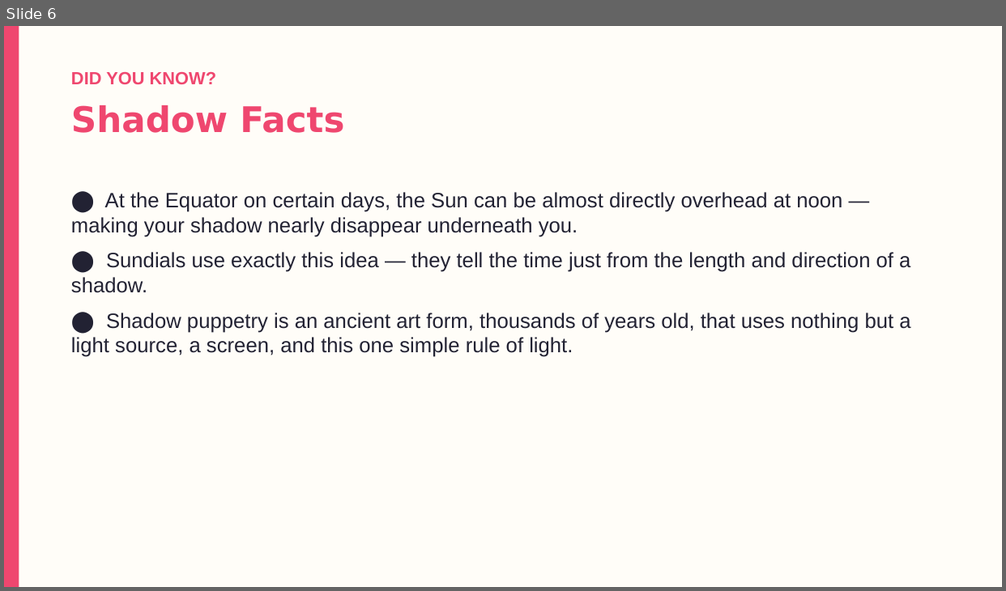
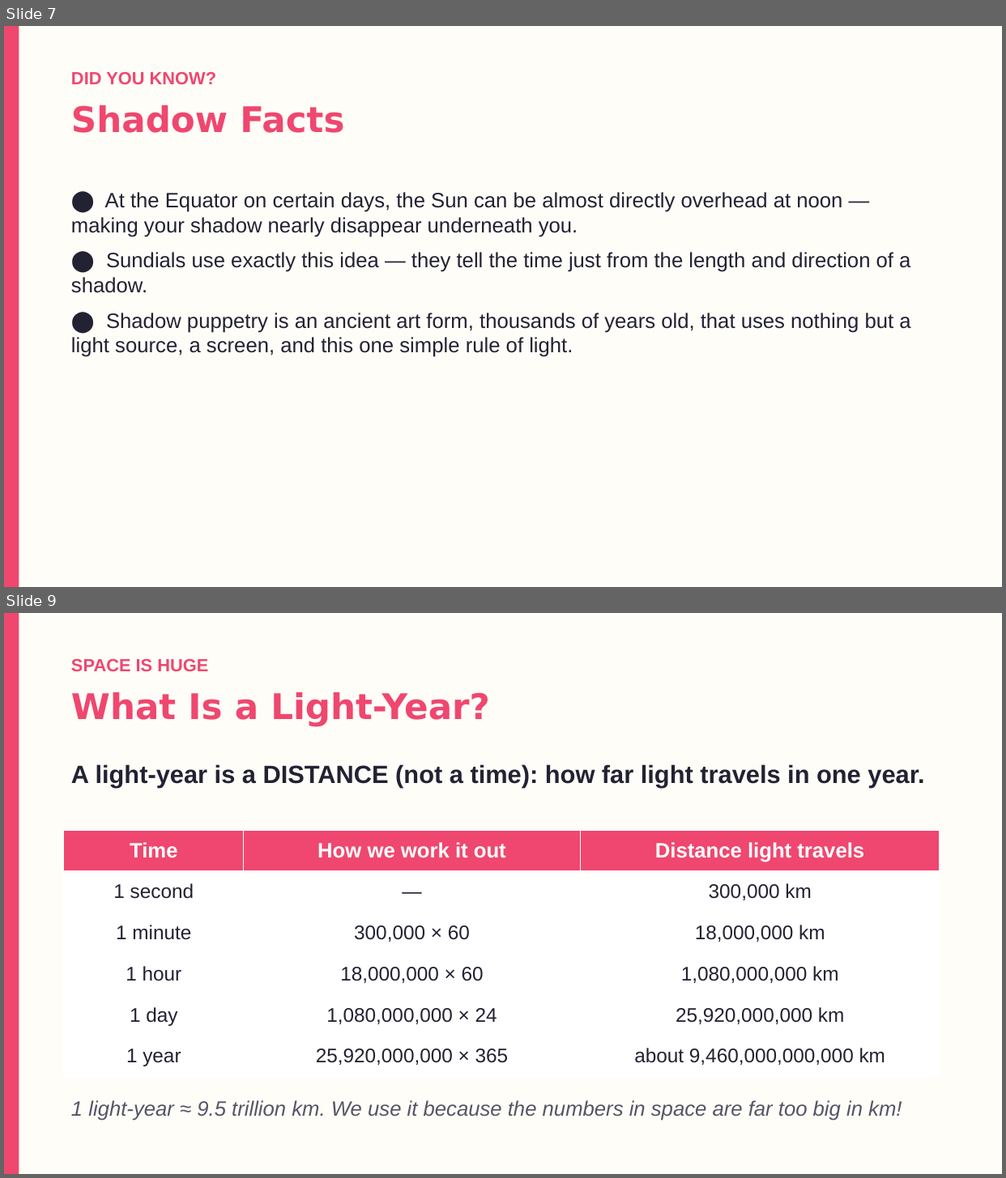
Before and after one commit to kalzei/seeh, a slide deck: materials/s2/isc/5.EN_S2ISC_Light_L4_StraightLinesAndShadows.pptx. Shown one above the other, each under a label of ours: slide 6 before the commit, slides 7 and 9 after it; the slides between them are not shown. The pictures are 1006x591 and 1006x1178 pixels, drawn with LibreOffice and Linux fonts; fonts in the diff are those of the drawing. Boxes give left, top, right and bottom in pixels: in the first picture for what was removed or moved away, otherwise in the second. Text is boxed around its words. In the diff, an @@ line names an element or a change of style, - is before the commit and + after.

```diff
--- a/materials/s2/isc/5.EN_S2ISC_Light_L4_StraightLinesAndShadows.pptx
+++ b/materials/s2/isc/5.EN_S2ISC_Light_L4_StraightLinesAndShadows.pptx
@@ slide 9 added at [4,613,1002,1174], background #FFFDF8 @@
@@ rectangle added at [4,613,19,1174], fill #EF476F @@
@@ text added at [71,659,208,671], 17 pt, text #EF476F, bold @@
+SPACE IS HUGE
@@ text added at [71,692,490,727], 34 pt, text #EF476F, bold @@
+What Is a Light-Year?
@@ text added at [71,764,924,788], 24 pt, text #222233, bold @@
+A light-year is a DISTANCE (not a time): how far light travels in one year.
@@ table added at [64,830,940,1077], 6 rows, 3 columns @@
+Time | How we work it out | Distance light travels
+1 second | — | 300,000 km
+1 minute | 300,000 × 60 | 18,000,000 km
+1 hour | 18,000,000 × 60 | 1,080,000,000 km
+1 day | 1,080,000,000 × 24 | 25,920,000,000 km
+1 year | 25,920,000,000 × 365 | about 9,460,000,000,000 km
@@ text added at [71,1101,901,1121], 20 pt, text #555566, italic @@
+1 light-year ≈ 9.5 trillion km. We use it because the numbers in space are far too big in km!
@@ what was slide 6 is now slide 7 @@
```
Also in this commit, not shown: 1 slide changed, 4 other slides added, 9 other files.
